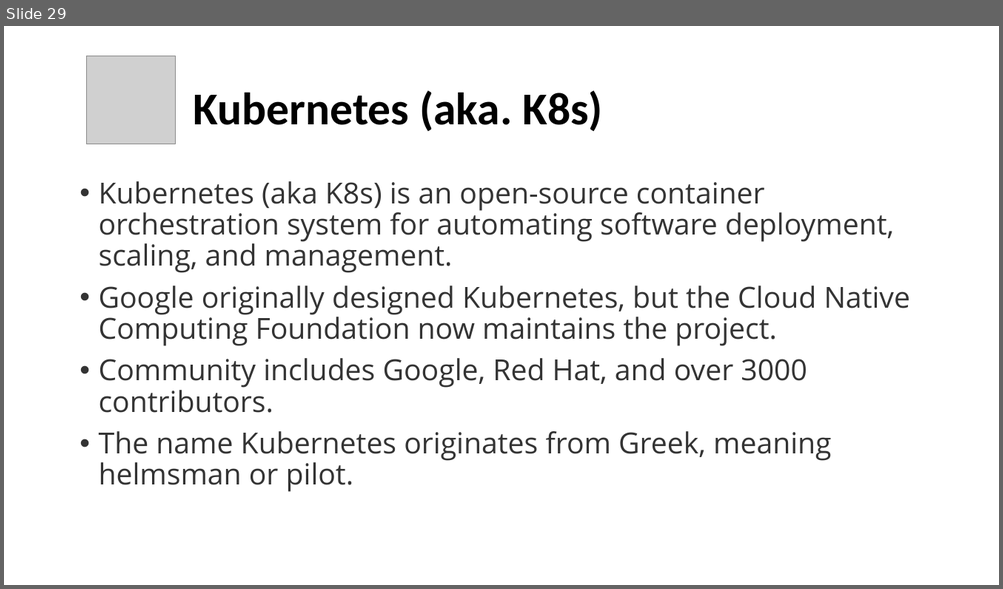
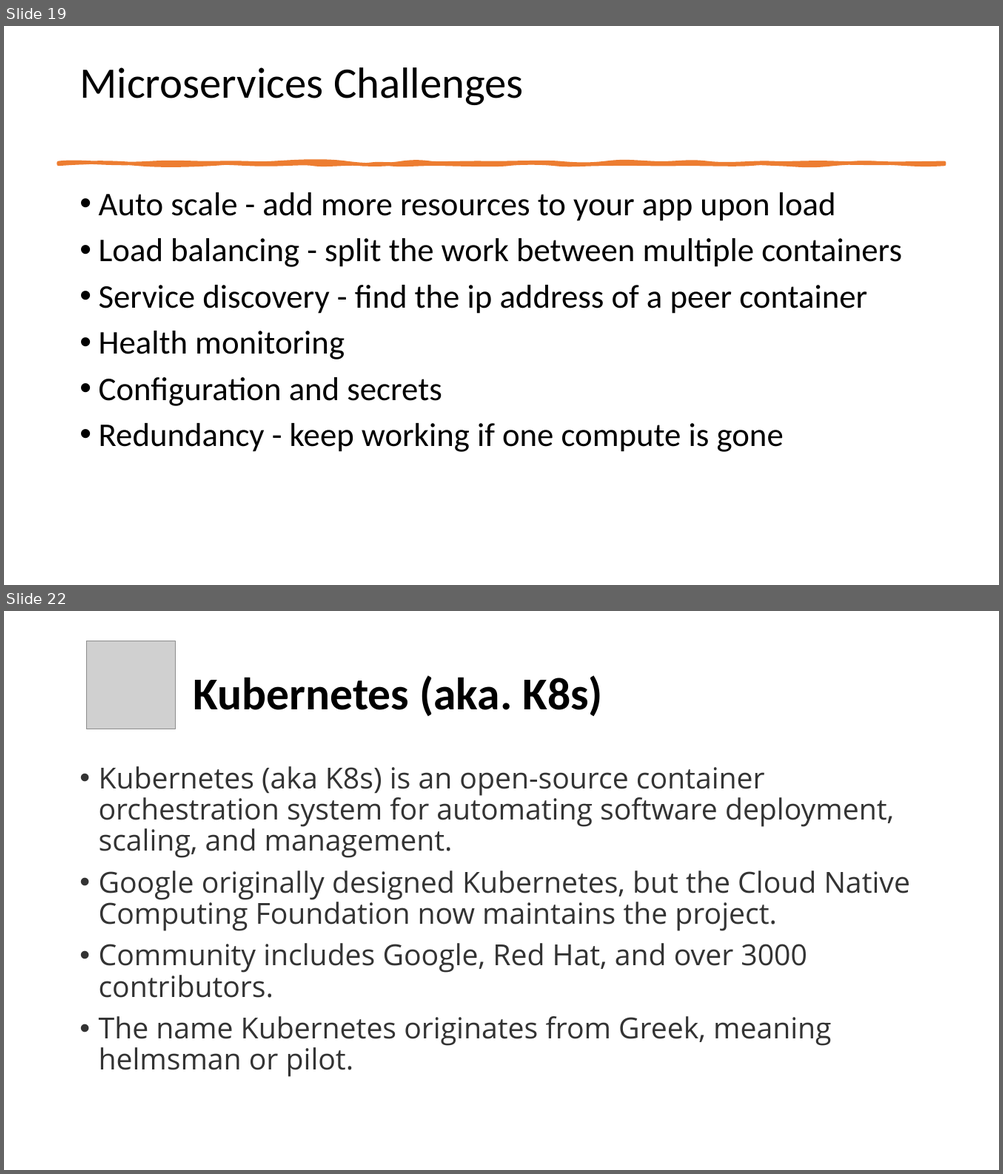
Before and after one commit to eylonmalin/k8s-training, a slide deck: day-1/Using Kubernetes Day 1.pptx. Shown one above the other, each under a label of ours: slide 29 before the commit, slides 19 and 22 after it; the slides between them are not shown. The pictures are 1003x589 and 1003x1174 pixels, drawn with LibreOffice and Linux fonts; fonts in the diff are those of the drawing; grey boxes stand for pictures. Boxes give left, top, right and bottom in pixels: in the first picture for what was removed or moved away, otherwise in the second. Text is boxed around its words. In the diff, an @@ line names an element or a change of style, - is before the commit and + after.

```diff
--- a/day-1/Using Kubernetes Day 1.pptx
+++ b/day-1/Using Kubernetes Day 1.pptx
@@ slide 19 added at [4, 26, 999, 585], background #FFFFFF @@
@@ title added at [79, 67, 523, 105], 42 pt, text #000000 @@
+Microservices Challenges
@@ freeform shape added at [59, 163, 944, 164], fill #ED7D31, outline #ED7D31 3.25 pt @@
@@ text added at [99, 192, 902, 452], 32 pt, text #000000 @@
+• Auto scale - add more resources to your app upon load
+• Load balancing - split the work between multiple containers
+• Service discovery - find the ip address of a peer container
+• Health monitoring
+• Configuration and secrets
+• Redundancy - keep working if one compute is gone
@@ what was slide 29 is now slide 22 @@
```
Also in this commit, not shown: 16 slides changed, 9 other slides added, 2 slides removed.
